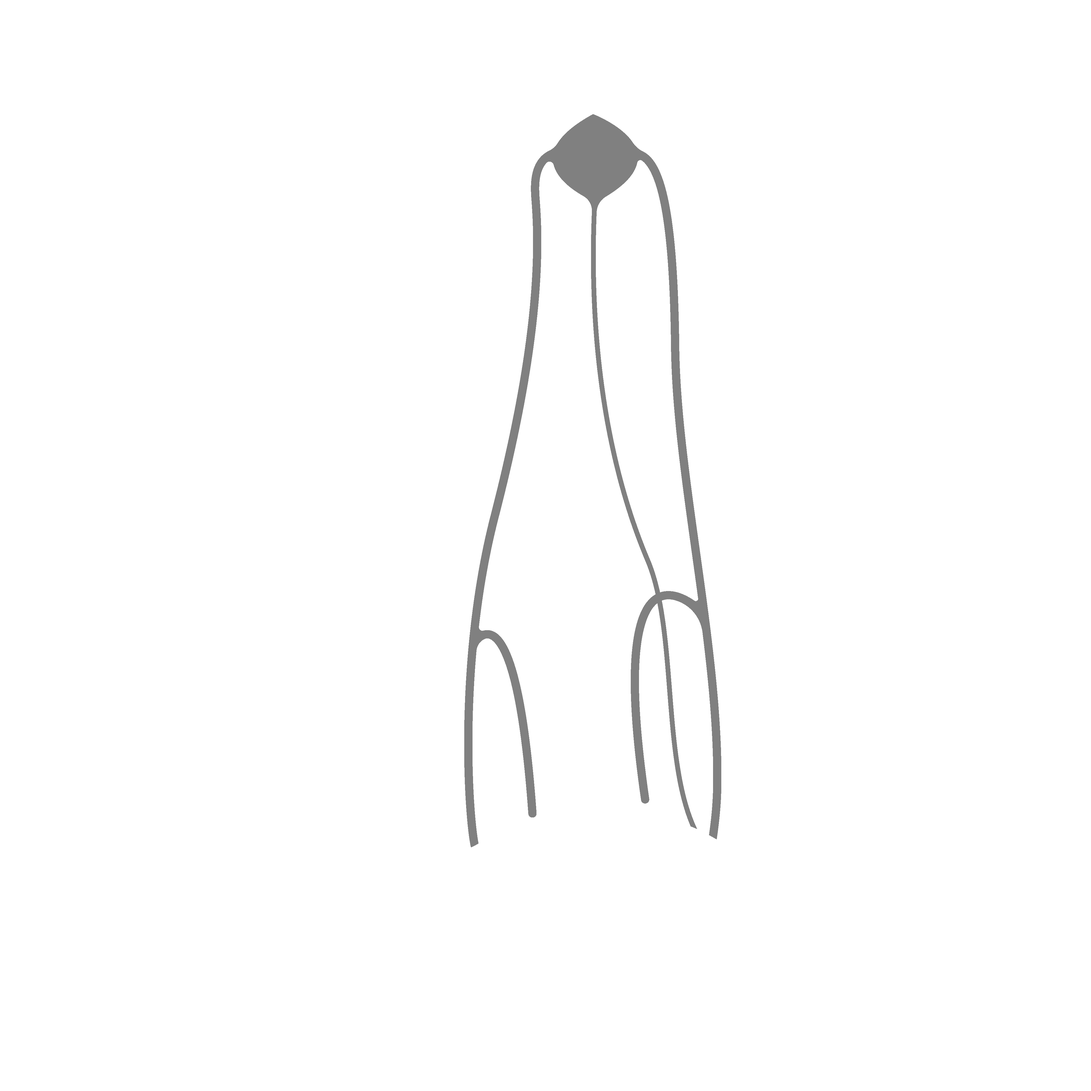
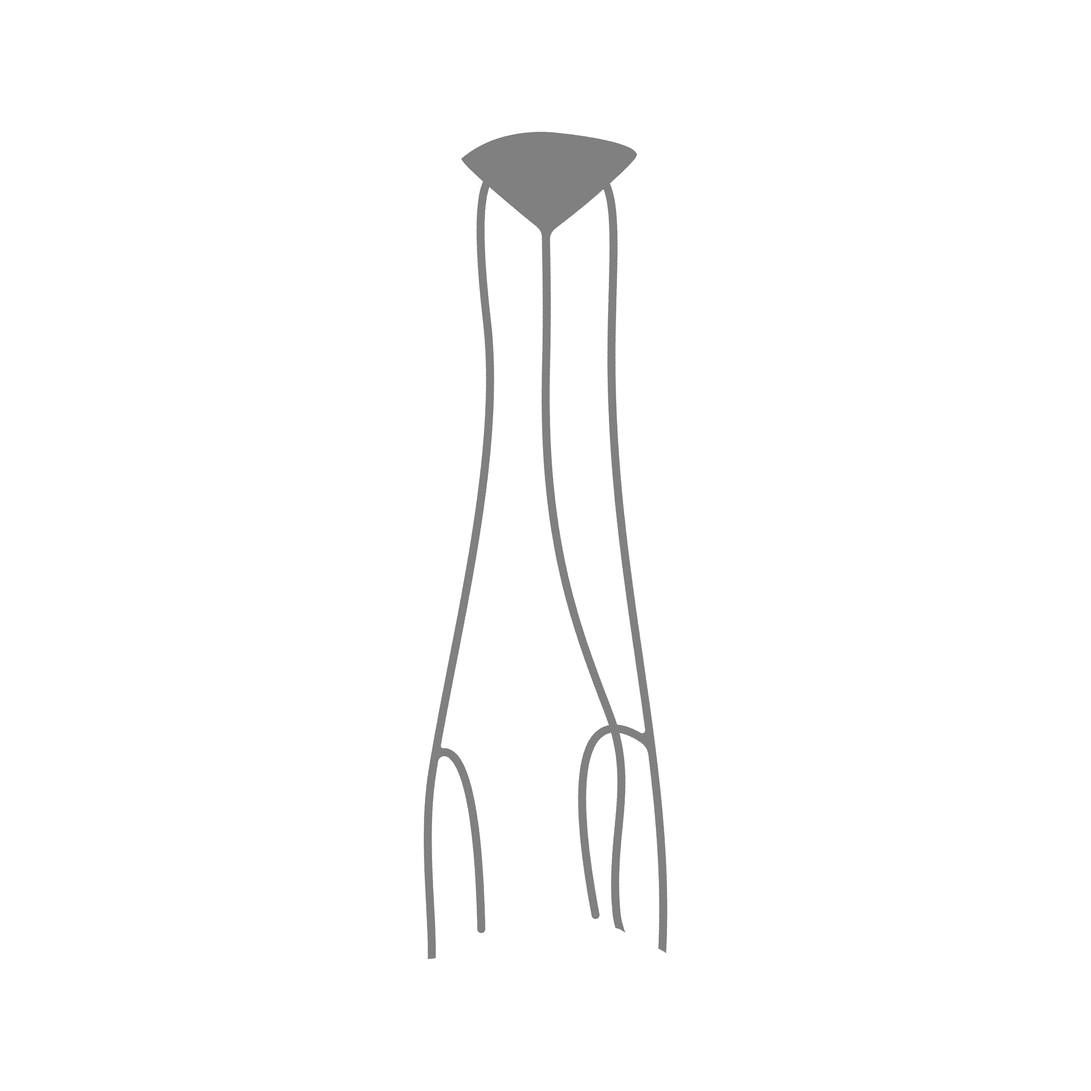
Layer changes from the first 1091×1091 image to the second:
painted on "Layer 1" over <box>423,114,722,960</box>
